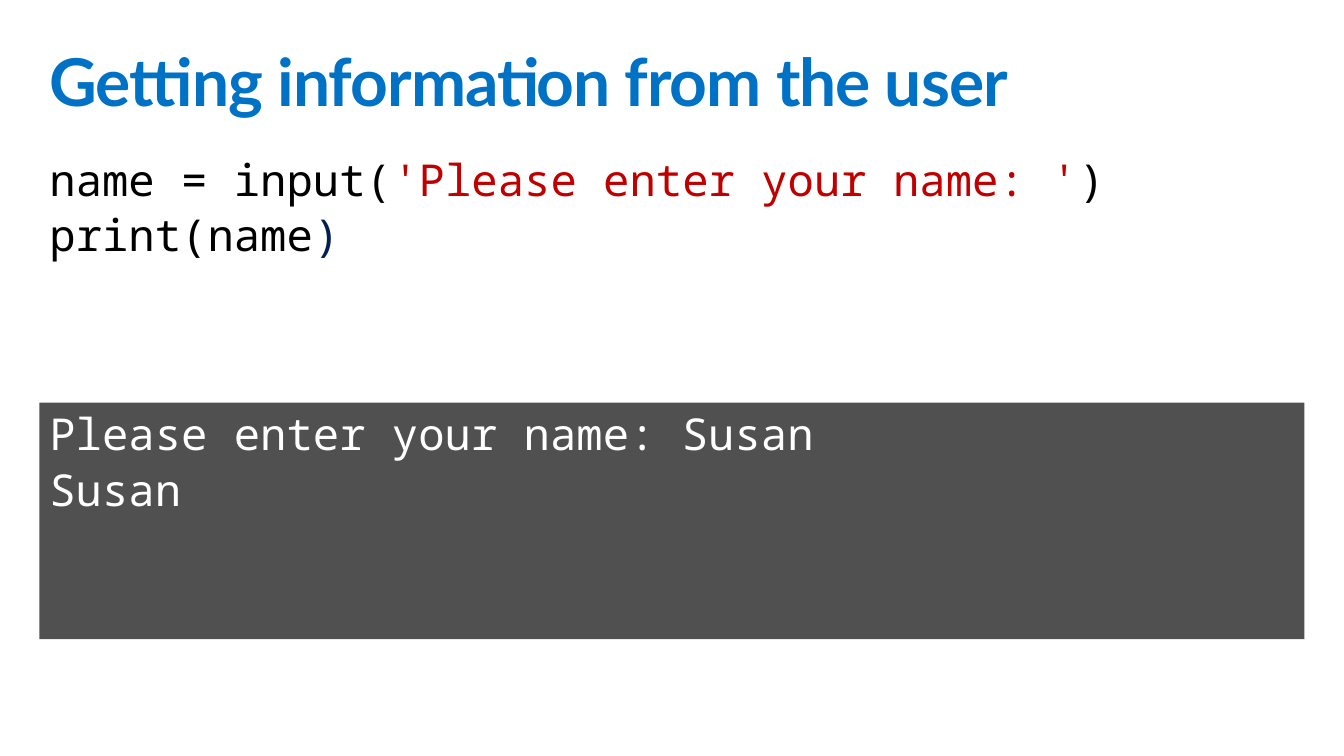
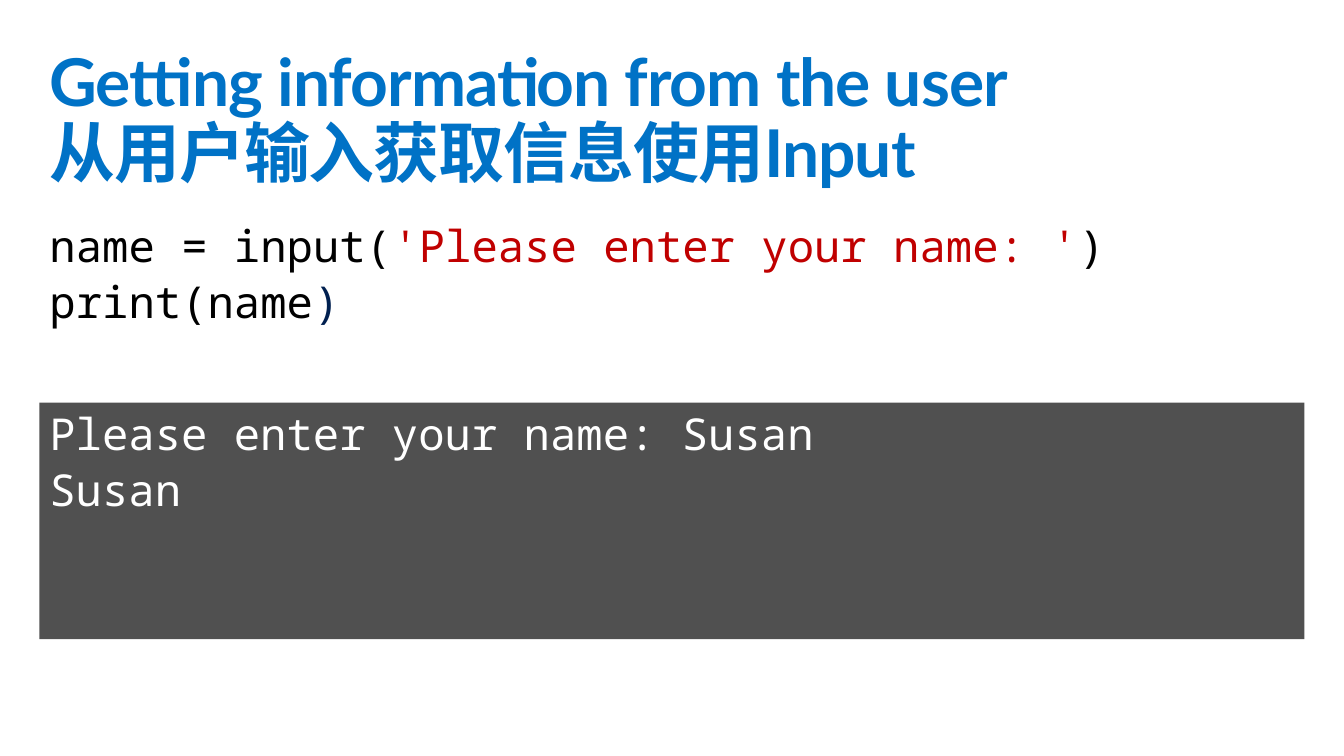
Before and after one commit to lingshen09/c9-python-getting-started-zh, a slide deck: slide 4 of ppt课件/2 - 输出 (Print).pptx. Drawn at 1344x756 pixels with LibreOffice and Linux fonts; fonts in the diff are those of the drawing. Boxes give left, top, right and bottom in pixels: in the first picture for what was removed or moved away, otherwise in the second. Text is boxed around its words. In the diff, an @@ line names an element or a change of style, - is before the commit and + after.

```diff
--- a/ppt课件/2 - 输出 (Print).pptx
+++ b/ppt课件/2 - 输出 (Print).pptx
@@ title at <box>49,57,1008,188</box>: text changed @@
-Getting information from the user
+Getting information from the user
+从用户输入获取信息使用Input
@@ text "name = input('Please enter your ...": place and size @@
-text "name = input('Please enter your ..." at <box>49,162,1025,262</box>
+text "name = input('Please enter your ..." at <box>49,228,1025,329</box>
```
Also in this commit, not shown: 5 other slides changed, 28 other files.
